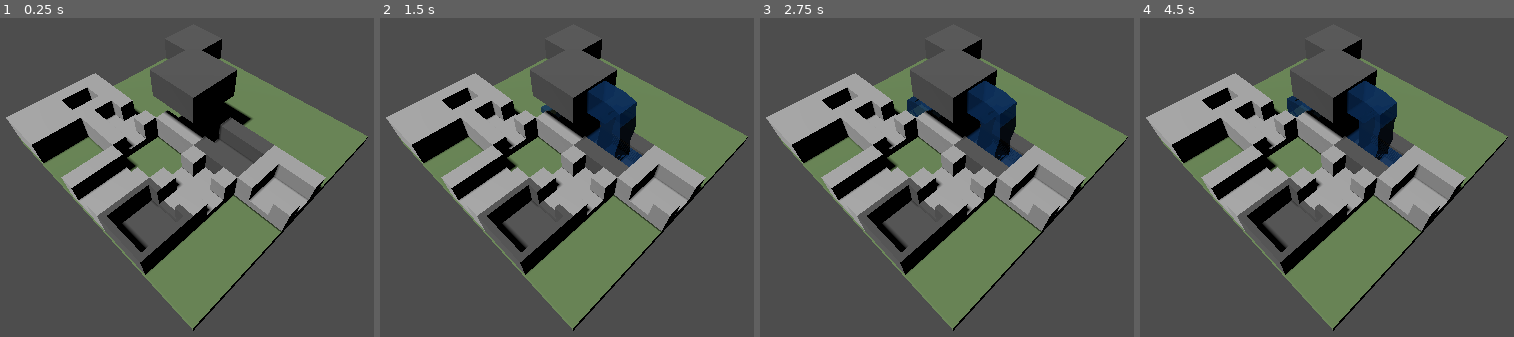
Above: before the commit, frames 1-4 (left to right).
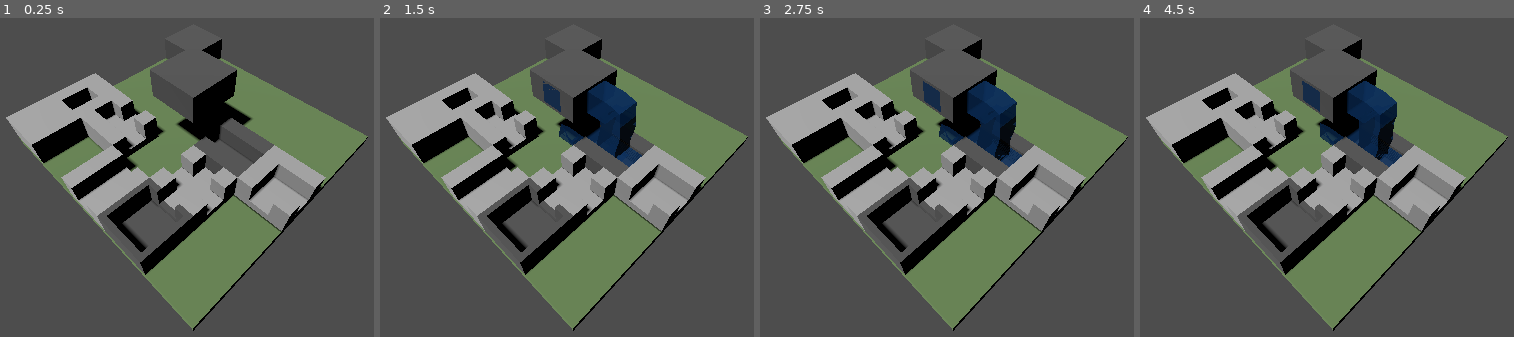
Above: after the commit, the same moments.

Repository: slc142/fountain-wolf
Game: Godot game, scene res://Scenes/Main.tscn
Same seed, same stepped clock (60 frames per second), same inputs: the game is played once before the commit and once after it.
Inputs (mouse positions are in pixels of both pictures, inside the frame that each line leads up to):
- Up to frame 1 (0.25 s): no input
- Up to frame 2 (1.5 s): move the mouse to (750, 164) at 0.52 s; click (750, 164) at 0.67 s; drag from (413, 209) to (533, 276) at 1.27 s
- Up to frame 3 (2.75 s): tap Enter at 2 s; move the mouse to (1033, 88) at 2.02 s; click (1033, 88) at 2.17 s
- Up to frame 4 (4.5 s): drag from (1293, 276) to (outside the picture) at 2.77 s; move the mouse to (outside the picture) at 3.52 s; click (outside the picture) at 3.67 s; drag from (outside the picture) to (1214, 75) at 4.27 s

The runs differ from the first frame. In frame 1, 1.0% of the frame differs, in the area x 41-62%, y 28-43%; in frame 2, 1.4%; in frame 3, 1.5%; in frame 4, 1.6%, in the area x 39-69%, y 19-43%.

Commit message:
Add level management and win condition

Diff:
--- a/Scenes/Main.tscn
+++ b/Scenes/Main.tscn
@@ -15,6 +15,7 @@
 [ext_resource type="PackedScene" uid="uid://bmi38q52jjw4j" path="res://Prefabs/SourcePiece.tscn" id="8_h1m7h"]
 [ext_resource type="PackedScene" uid="uid://m15uvp03bp6k" path="res://Prefabs/GoalPiece.tscn" id="9_erwvk"]
 [ext_resource type="Shader" uid="uid://ckgf7o51iarw7" path="res://Shaders/water_flow.gdshader" id="9_vy5pj"]
+[ext_resource type="Script" uid="uid://3hqhdse45xar" path="res://Scripts/Core/LevelManager.gd" id="16_erwvk"]
 
 [sub_resource type="StandardMaterial3D" id="StandardMaterial3D_frkhe"]
 shading_mode = 0
@@ -91,6 +92,11 @@
 script = ExtResource("8_50glp")
 water_shader = SubResource("ShaderMaterial_bmxlf")
 
+[node name="LevelManager" type="Node3D" parent="." node_paths=PackedStringArray("grid_manager", "flow_controller")]
+script = ExtResource("16_erwvk")
+grid_manager = NodePath("../GridManager")
+flow_controller = NodePath("../FlowController")
+
 [node name="Floor" type="StaticBody3D" parent="."]
 transform = Transform3D(1, 0, 0, 0, 1, 0, 0, 0, 1, 0, -0.35, 0)
 collision_layer = 6
--- a/Scripts/Core/FlowController.gd
+++ b/Scripts/Core/FlowController.gd
@@ -7,17 +7,55 @@
 @export var delay_factor: float = 0.05
 
 var branches: Array = [] # Array of Dictionaries: { "points": [], "delay": 0.0 }
+var visited_coords: Array[Vector3i] = [] # Track coordinates visited by water
+var goal_reached: bool = false
+var total_animation_time: float = 0.0
 
 func calculate_flow(start_coord: Vector3i, start_direction: Vector3i):
 	water_path_manager.clear_paths()
 	branches.clear()
+	visited_coords.clear()
+	goal_reached = false
+	total_animation_time = 0.0
+
 	_trace_branch(start_coord, start_direction, [], 0.0)
+
+	# Calculate total animation time
+	for b in branches:
+		var path_length = 0.0
+		if b["points"].size() >= 2:
+			# Calculate approximate path length
+			for i in range(1, b["points"].size()):
+				var prev_pos = b["points"][i-1]["pos"] if b["points"][i-1] is Dictionary else b["points"][i-1]
+				var curr_pos = b["points"][i]["pos"] if b["points"][i] is Dictionary else b["points"][i]
+				path_length += prev_pos.distance_to(curr_pos)
+
+		var flow_duration = path_length / 2.0  # Same as in WaterPathManager
+		var total_time = b["delay"] + flow_duration
+		if total_time > total_animation_time:
+			total_animation_time = total_time
+
 	for b in branches:
 		water_path_manager.create_flow_branch(b["points"], b["delay"])
+
+	if goal_reached:
+		_start_victory_check_timer()
+	else:
+		print("Goal not reached. Flow calculation complete.")
 
 # Recursive function to trace paths
 func _trace_branch(current_coord: Vector3i, entry_dir: Vector3i, current_points: Array, accumulated_delay: float):
 	var center_pos = grid_manager.grid_to_world(current_coord)
+
+	# Track visited coordinates
+	if current_coord not in visited_coords:
+		visited_coords.append(current_coord)
+
+	# Check if this is the goal position
+	var level_manager = get_node_or_null("../LevelManager")
+	if level_manager and current_coord == level_manager.goal_position:
+		goal_reached = true
+		print("Goal piece reached at coordinate: ", current_coord)
 
 	# 1. Safety Check (Bounds & Loops)
 	if current_coord.y < MAX_DEPTH:
@@ -50,7 +88,7 @@
 
 	# --- CASE B: FLOWING THROUGH PIECE ---
 
-	if entry_dir == Vector3i.DOWN: # Water moving down means it entered from UP
+	if entry_dir == Vector3i.DOWN or data.type == PieceData.Type.SOURCE: # Water moving down means it entered from UP
 		# If falling in, we look for ALL valid exits in the piece data
 		for k in data.flow_map.keys():
 			if k != Vector3i.UP: exits.append(k)
@@ -107,3 +145,60 @@
 		current_points.append({"pos": center_pos + entry_dir * 0.5, "in": Vector3.ZERO, "out": Vector3.ZERO})
 		current_points.append({"pos": center_pos - entry_dir * 0.5, "in": Vector3.ZERO, "out": Vector3.ZERO})
 		branches.append({ "points": current_points.duplicate(), "delay": accumulated_delay })
+
+func _start_victory_check_timer():
+	"""Start timer to check victory condition after animations complete"""
+	print("Starting victory check timer. Water flow animation time: ", total_animation_time, " seconds")
+	print("Will check if goal is still reachable after animations complete...")
+
+	# Wait for animations to complete + 3 extra seconds
+	var total_wait_time = total_animation_time + 3.0
+
+	# Create a timer to wait for animations + extra delay
+	var win_timer = Timer.new()
+	win_timer.wait_time = total_wait_time
+	win_timer.one_shot = true
+	win_timer.timeout.connect(_on_victory_check_complete)
+	add_child(win_timer)
+	win_timer.start()
+
+	print("Victory check will occur in ", total_wait_time, " seconds")
+
+func _on_victory_check_complete():
+	"""Called when victory check timer completes - re-evaluates if goal is reachable"""
+	print("Checking victory condition after animations complete...")
+
+	# Re-calculate flow to see if goal is still reachable with current piece arrangement
+	var level_manager = get_node_or_null("../LevelManager")
+	if not level_manager:
+		print("No LevelManager found - cannot check victory condition")
+		return
+
+	# Temporarily store current state
+	var old_visited = visited_coords.duplicate()
+	var old_goal_reached = goal_reached
+
+	# Reset tracking and recalculate flow
+	visited_coords.clear()
+	goal_reached = false
+	var old_branches = branches.duplicate()
+	branches.clear()
+
+	# Recalculate flow from current source position
+	_trace_branch(level_manager.source_position, level_manager.source_direction, [], 0.0)
+
+	# Check if goal is still reachable
+	if goal_reached:
+		print("*** LEVEL COMPLETE! ***")
+		print("Congratulations! Water successfully reached the goal!")
+		print("Goal is still reachable after animations completed.")
+
+		# TODO: Add actual victory UI, sound effects, level progression, etc.
+	else:
+		print("Victory condition not met - goal is no longer reachable.")
+		print("Player changed the path during animations.")
+
+		# Restore the original flow paths for visual consistency
+		branches = old_branches
+		visited_coords = old_visited
+		goal_reached = old_goal_reached
--- a/Scripts/Core/GridManager.gd
+++ b/Scripts/Core/GridManager.gd
@@ -75,3 +75,8 @@
 	var y = max(round((pos.y / (cell_size * 0.5)) - 0.5), 0)
 	var z = round(pos.z / cell_size)
 	return Vector3i(x, y, z)
+
+func clear_grid() -> void:
+	for coord in grid.keys():
+		remove_piece(coord)
+	grid.clear()
--- a/Scripts/Core/InputHandler.gd
+++ b/Scripts/Core/InputHandler.gd
@@ -2,6 +2,7 @@
 
 @export var grid_manager: GridManager
 @export var flow_controller: FlowController
+@export var level_manager: LevelManager
 @export var camera: Camera3D
 @export var drop_indicator_material: Material  # Material for the drop indicator
 
@@ -122,6 +123,11 @@
 			dragged_piece_data["node"].position = grid_manager.grid_to_world(top_coord)
 			grid_manager.grid[top_coord] = dragged_piece_data
 			print("placed on top at:", top_coord)
+	else:
+		# return the piece to its original location
+		dragged_piece_data["node"].position = grid_manager.grid_to_world(selected_coord)
+		grid_manager.grid[selected_coord] = dragged_piece_data
+		print("piece returned to original location")
 
 	# Hide drop indicator
 	drop_indicator.visible = false
@@ -131,8 +137,11 @@
 	dragged_piece_data = null
 
 	# Recalculate flow whenever a piece is moved
-	# TODO: add a way to change the flow source
-	flow_controller.calculate_flow(Vector3i(0,1,0), Vector3i.DOWN)
+	if level_manager:
+		level_manager.recalculate_flow()
+	else:
+		# Fallback to hardcoded values if LevelManager not set
+		flow_controller.calculate_flow(Vector3i(0,2,0), Vector3i.FORWARD)
 
 func handle_drag():
 	var ray_result = shoot_ray()
--- /dev/null
+++ b/Scripts/Core/LevelManager.gd
@@ -0,0 +1,84 @@
+class_name LevelManager
+extends Node
+
+@export var grid_manager: GridManager
+@export var flow_controller: FlowController
+
+var current_level: LevelData = null
+var source_position: Vector3i = Vector3i.ZERO
+var source_direction: Vector3i = Vector3i.FORWARD
+var goal_position: Vector3i = Vector3i.ZERO
+var goal_direction: Vector3i = Vector3i.FORWARD
+
+func _ready():
+	# Set default values in case no level is loaded
+	source_position = Vector3i(0, 2, 0)
+	source_direction = Vector3i.FORWARD
+
+func load_level(level_data: LevelData):
+	"""Load a level from LevelData resource"""
+	current_level = level_data
+
+	# Clear existing grid
+	grid_manager.clear_grid()
+
+	# Load source and goal info
+	source_position = level_data.source_position
+	source_direction = level_data.source_direction
+	goal_position = level_data.goal_position
+	goal_direction = level_data.goal_direction
+
+	# Place all pieces from the level data
+	for placement in level_data.piece_placements:
+		var position = placement["position"]
+		var piece_data = placement["piece_data"]
+		grid_manager.place_piece(position, piece_data)
+
+	print("Loaded level: ", level_data.level_name)
+	print("Source at: ", source_position, " facing: ", source_direction)
+	print("Goal at: ", goal_position, " facing: ", goal_direction)
+
+func get_source_info() -> Dictionary:
+	"""Get current source position and direction"""
+	return {"position": source_position, "direction": source_direction}
+
+func get_goal_info() -> Dictionary:
+	"""Get current goal position and direction"""
+	return {"position": goal_position, "direction": goal_direction}
+
+func recalculate_flow():
+	"""Recalculate flow from current source position"""
+	flow_controller.calculate_flow(source_position, source_direction)
+
+func check_win_condition() -> bool:
+	"""Check if water reaches the goal piece"""
+	# This is a basic implementation - you may want to enhance this
+	# based on your specific win condition logic
+
+	# Check if goal position exists in grid
+	if not grid_manager.is_occupied(goal_position):
+		return false
+
+	# For now, just check if water can reach the goal
+	# You might want to track actual water flow in FlowController
+	# and check if it reaches the goal position
+
+	# TODO: Implement proper win condition checking
+	# This could involve checking if water flow path includes goal_position
+	return false
+
+func create_test_level() -> LevelData:
+	"""Create a test level with the current setup from Main.gd"""
+	var level = LevelData.new()
+	level.level_name = "Test Level"
+
+	# Set source and goal
+	level.source_position = Vector3i(0, 2, 0)
+	level.source_direction = Vector3i.FORWARD
+	level.goal_position = Vector3i(1, 0, 2)
+	level.goal_direction = Vector3i.FORWARD
+
+	# This would need the scene references - for now just return the basic structure
+	# In practice, you'd pass the scene references when creating pieces
+
+	return level
--- a/Scripts/Core/Main.gd
+++ b/Scripts/Core/Main.gd
@@ -2,6 +2,7 @@
 
 @onready var grid_manager: GridManager = $GridManager
 @onready var flow_controller: FlowController = $FlowController
+@onready var level_manager: LevelManager = $LevelManager
 @export var straight_scene: PackedScene
 @export var turn_scene: PackedScene
 @export var t_scene: PackedScene
@@ -12,9 +13,25 @@
 @export var goal_scene: PackedScene
 
 func _ready():
-	# Manually build a simple level with all piece types for testing
+	# Create a test level and load it using LevelManager
+	var test_level = create_test_level()
+	level_manager.load_level(test_level)
 
-	# 1. Create Data for all piece types
+	# Start flow calculation using LevelManager
+	level_manager.recalculate_flow()
+
+func create_test_level() -> LevelData:
+	"""Create a test level"""
+	var level = LevelData.new()
+	level.level_name = "Test Level"
+
+	# Set source and goal
+	level.source_position = Vector3i(0, 2, 0)
+	level.source_direction = Vector3i.FORWARD
+	level.goal_position = Vector3i(1, 0, 2)
+	level.goal_direction = Vector3i.FORWARD
+
+	# Create Data for all piece types
 	var straight_x = PieceData.create_straight_piece(straight_scene, "X")
 	var straight_x_fixed = PieceData.create_straight_piece(straight_scene, "X", false)
 	var straight_z = PieceData.create_straight_piece(straight_scene, "Z")
@@ -23,33 +40,20 @@
 	var cross_piece = PieceData.create_cross_piece(cross_scene)
 	var block_piece = PieceData.create_block(block_scene)
 	var one_exit_piece = PieceData.create_one_exit_piece(one_exit_scene, Vector3i.BACK)
+	var source_piece = PieceData.create_source_piece(source_scene, Vector3i.RIGHT)
+	var source_piece2 = PieceData.create_source_piece(source_scene, Vector3i.FORWARD)
+	var goal_piece = PieceData.create_goal_piece(goal_scene, Vector3i.FORWARD)
 
-	# 2. Place Pieces in a test pattern
-	# Row 0: Basic straight pieces
-	grid_manager.place_piece(Vector3i(0,0,0), straight_x)  # Straight X
-	grid_manager.place_piece(Vector3i(1,0,0), straight_x_fixed)  # Another straight X
+	# Add piece placements to level
+	level.add_piece_placement(Vector3i(1,0,0), straight_x_fixed)  # Another straight X
+	level.add_piece_placement(Vector3i(2,0,0), turn)  # Turn piece
+	level.add_piece_placement(Vector3i(-1,0,1), t_piece)  # T-piece
+	level.add_piece_placement(Vector3i(1,0,1), cross_piece)  # Cross piece
+	level.add_piece_placement(Vector3i(-2,0,2), block_piece)  # Block
+	level.add_piece_placement(Vector3i(-2,0,1), one_exit_piece)  # One-exit
+	level.add_piece_placement(Vector3i(0,0,2), straight_z)  # Straight Z for testing
+	level.add_piece_placement(Vector3i(0,2,0), source_piece)
+	level.add_piece_placement(Vector3i(-2,0,-2), source_piece2)
+	level.add_piece_placement(Vector3i(1,0,2), goal_piece)
 
-	# Row 1: Turn piece
-	grid_manager.place_piece(Vector3i(2,0,0), turn)  # Turn piece
-
-	# Row 2: T-piece
-	grid_manager.place_piece(Vector3i(-1,0,1), t_piece)  # T-piece
-
-	# Row 3: Cross piece
-	grid_manager.place_piece(Vector3i(1,0,1), cross_piece)  # Cross piece
-
-	# Row 4: Block and One-exit
-	grid_manager.place_piece(Vector3i(-2,0,2), block_piece)  # Block
-	grid_manager.place_piece(Vector3i(-2,0,1), one_exit_piece)  # One-exit
-
-	# Additional test pieces
-	grid_manager.place_piece(Vector3i(0,0,2), straight_z)  # Straight Z for testing
-
-	grid_manager.place_piece(Vector3i(0,2,0), PieceData.create_source_piece(source_scene, Vector3i.RIGHT))
-	grid_manager.place_piece(Vector3i(-2,0,-2), PieceData.create_source_piece(source_scene, Vector3i.FORWARD))
-	grid_manager.place_piece(Vector3i(1,0,2), PieceData.create_goal_piece(goal_scene, Vector3i.FORWARD))
-
-	# 3. Start Simulation
-	print("--- TEST START ---")
-
-	flow_controller.calculate_flow(Vector3i(0,2,0), Vector3i.DOWN)
+	return level
--- a/Scripts/Core/WaterPathManager.gd
+++ b/Scripts/Core/WaterPathManager.gd
@@ -25,7 +25,7 @@
 	path_node.curve = curve
 	add_child(path_node)
 
-	# 3. Create the Mesh (CSGPolygon)
+	# Create the Mesh (CSGPolygon)
 	var mesh = CSGPolygon3D.new()
 	add_child(mesh)
 	mesh.mode = CSGPolygon3D.MODE_PATH
@@ -45,7 +45,7 @@
 	active_paths.append(mesh)
 	active_paths.append(path_node) # Store path to clear too!
 
-	# 4. Animate the Shader
+	# Animate the Shader
 	var path_length = curve.get_baked_length() # Get actual length in meters
 
 	# Set the shader to 'empty' (fill_amount 0)
--- /dev/null
+++ b/Scripts/Resources/LevelData.gd
@@ -0,0 +1,21 @@
+class_name LevelData
+extends Resource
+
+@export var level_name: String = ""
+@export var source_position: Vector3i = Vector3i.ZERO
+@export var source_direction: Vector3i = Vector3i.FORWARD
+@export var goal_position: Vector3i = Vector3i.ZERO
+@export var goal_direction: Vector3i = Vector3i.FORWARD
+@export var piece_placements: Array[Dictionary] = []  # [{"position": Vector3i, "piece_data": PieceData}]
+
+# Helper function to add a piece placement
+func add_piece_placement(position: Vector3i, piece_data: PieceData):
+	piece_placements.append({"position": position, "piece_data": piece_data})
+
+# Helper function to get source info
+func get_source_info() -> Dictionary:
+	return {"position": source_position, "direction": source_direction}
+
+# Helper function to get goal info
+func get_goal_info() -> Dictionary:
+	return {"position": goal_position, "direction": goal_direction}
Not shown: 1 places in Scenes/Main.tscn that only renumber resources
Not shown, changed: README.md
Not shown, changed: bugs.md
